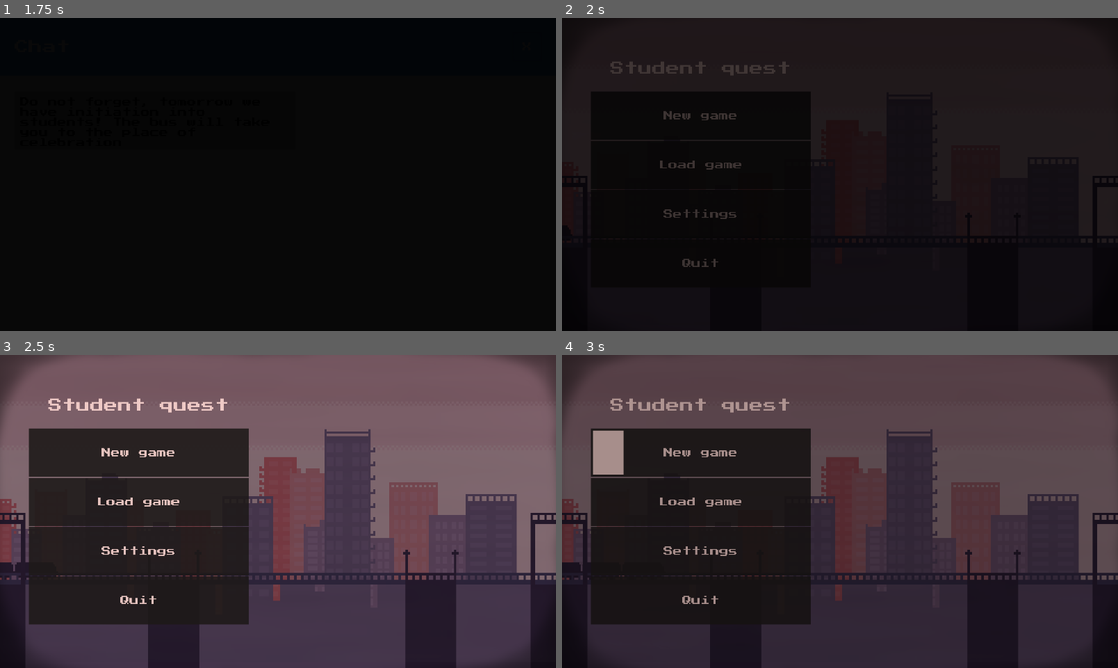
Above: before the commit, frames 1-4 (two rows, left to right).
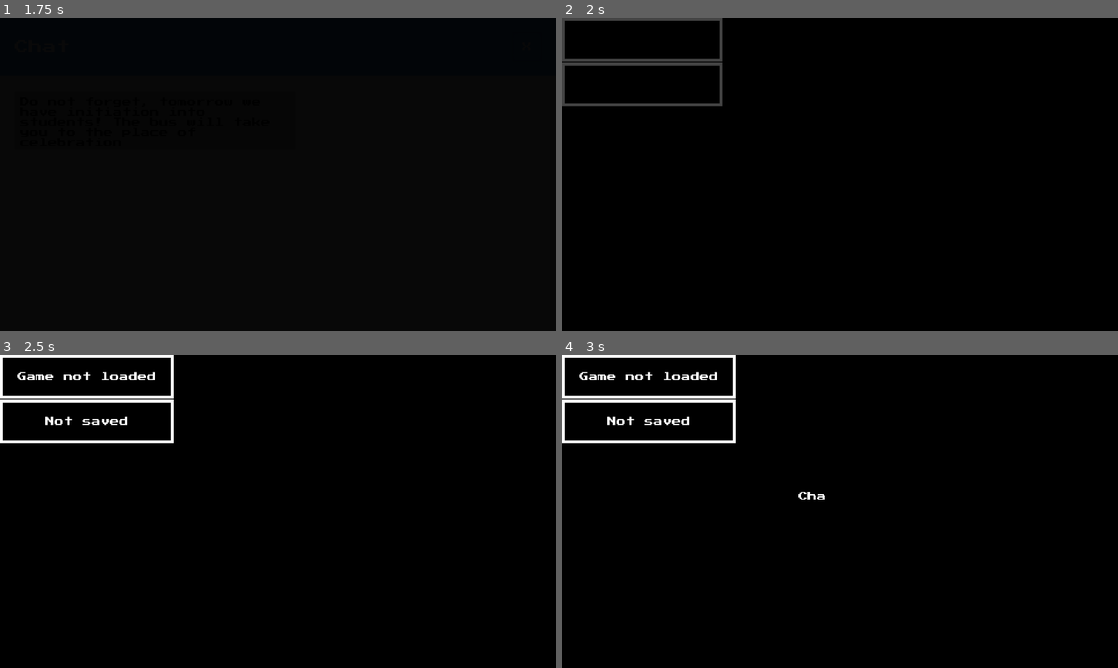
Above: after the commit, the same moments.

Repository: ordinary-dev/student-quest
Game: Godot game, scene res://Scenes/Chapter1/37.site.tscn
Same seed, same stepped clock (60 frames per second), same inputs: the game is played once before the commit and once after it. This scene is started directly instead of the project's main scene.
Inputs (mouse positions are in pixels of both pictures, inside the frame that each line leads up to):
- Up to frame 1 (1.75 s): tap Enter (ui_accept) at 0.5, 0.77 s; move the mouse to (400, 158) at 0.52 s; hold Right (ui_right) 0.53-1.25 s; click (400, 158) at 0.67 s; click "X" at 1.25 s
- Up to frame 2 (2 s): no input
- Up to frame 3 (2.5 s): click (139, 452) at 2 s, where only the run before the commit has a clickable "New game"
- Up to frame 4 (3 s): click (701, 452) at 2.75 s, where only the run before the commit has a clickable "New game"

Frame 1 is identical in both runs. In frame 2, 41% of the frame differs, in the area x 0-100%, y 0-80%; in frame 3, 100%, in the area x 0-100%, y 0-100%; in frame 4, 95%.

Commit message:
Add a transition to chapter 2 and return to the menu

Diff:
--- /dev/null
+++ b/Events/5.json
@@ -0,0 +1 @@
+{"name":"CHAPTER2","scene":"Chapter2/1.Intro.tscn"}
--- a/Scenes/Chapter1/37.site.tscn
+++ b/Scenes/Chapter1/37.site.tscn
@@ -31,7 +31,7 @@
 __meta__ = {
 "_edit_use_anchors_": false
 }
-next_scene = "res://Scenes/menu/Menu.tscn"
+next_scene = "res://Scenes/Chapter2/1.Intro.tscn"
 
 [node name="ColorRect" type="ColorRect" parent="."]
 anchor_right = 1.0
--- a/Scenes/Chapter2/1.Intro.tscn
+++ b/Scenes/Chapter2/1.Intro.tscn
@@ -1,10 +1,19 @@
-[gd_scene load_steps=2 format=2]
+[gd_scene load_steps=3 format=2]
 
 [ext_resource path="res://Scenes/templates/Animated_text.tscn" type="PackedScene" id=1]
+
+[sub_resource type="GDScript" id=1]
+script/source = "extends Control
+
+
+func _ready():
+	PROP.save(\"stage\", \"5\")
+"
 
 [node name="Control" type="Control"]
 anchor_right = 1.0
 anchor_bottom = 1.0
+script = SubResource( 1 )
 __meta__ = {
 "_edit_use_anchors_": false
 }
--- a/Scenes/ui/Pause.tscn
+++ b/Scenes/ui/Pause.tscn
@@ -3,7 +3,6 @@
 [ext_resource path="res://Sprites/icons/pause.png" type="Texture" id=1]
 [ext_resource path="res://Scenes/templates/Button.tscn" type="PackedScene" id=2]
 [ext_resource path="res://Scenes/menu/Settings.tscn" type="PackedScene" id=3]
-
 
 [sub_resource type="GDScript" id=1]
 script/source = "extends Control
@@ -93,7 +92,7 @@
 __meta__ = {
 "_edit_use_anchors_": false
 }
-menu_scene = "res://Scenes/menu/menu.tscn"
+menu_scene = "res://Scenes/menu/Menu.tscn"
 quit_scene = "res://Scenes/quit.tscn"
 
 [node name="ColorRect" type="ColorRect" parent="."]
